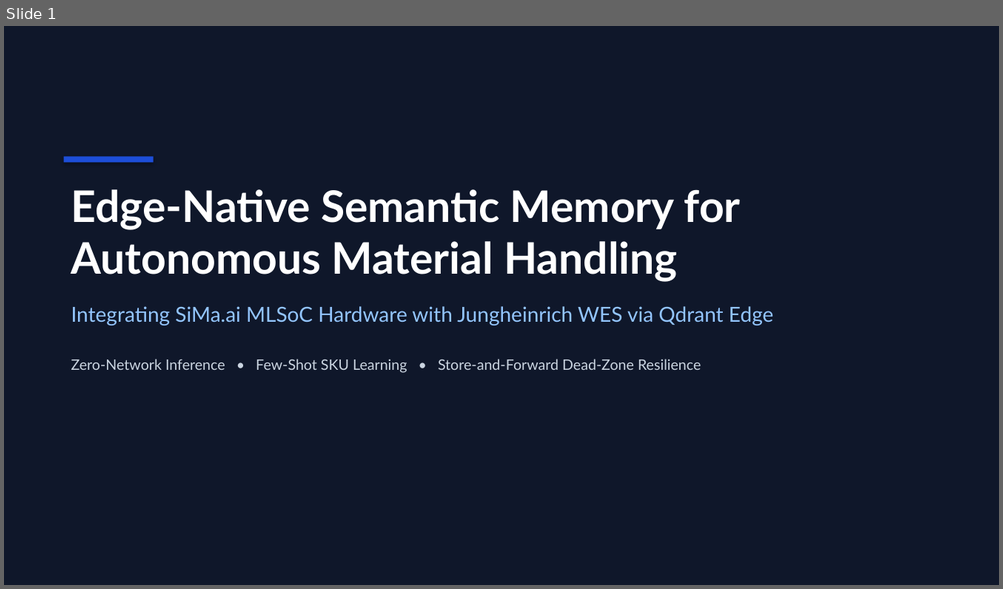
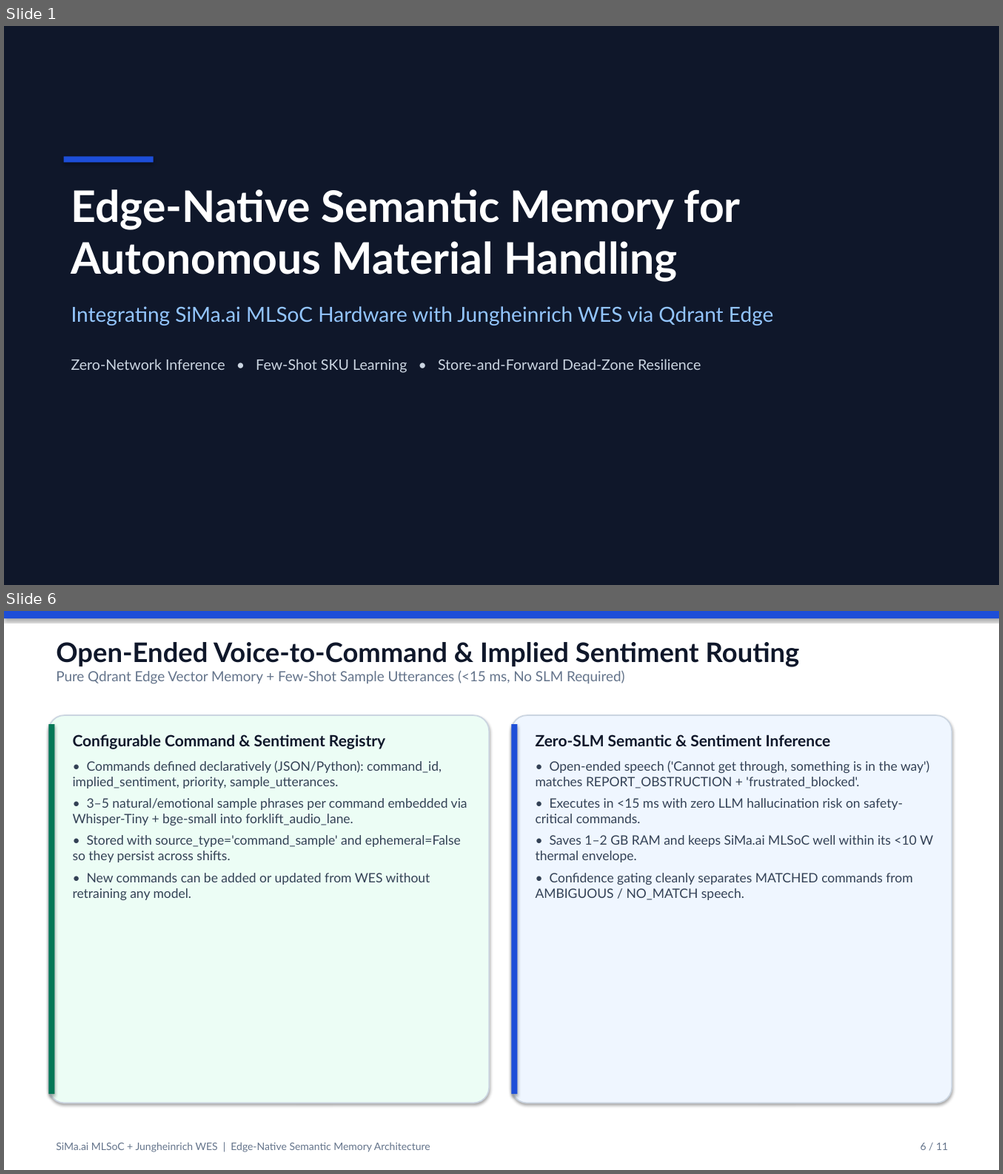
Before and after one commit to samratkar/pai, a slide deck: forklift/SiMa_Jungheinrich_WES_Executive_Presentation.pptx. Shown one above the other, each under a label of ours: slide 1 before the commit, slides 1 and 6 after it; the slides between them are not shown. The pictures are 1003x589 and 1003x1174 pixels, drawn with LibreOffice and Linux fonts; fonts in the diff are those of the drawing. Boxes give left, top, right and bottom in pixels: in the first picture for what was removed or moved away, otherwise in the second. Text is boxed around its words. In the diff, an @@ line names an element or a change of style, - is before the commit and + after.

```diff
--- a/forklift/SiMa_Jungheinrich_WES_Executive_Presentation.pptx
+++ b/forklift/SiMa_Jungheinrich_WES_Executive_Presentation.pptx
@@ slide 6 added at bbox=[4, 611, 999, 1170], background #FFFFFF @@
@@ rectangle added at bbox=[4, 611, 999, 618], fill #1D4ED8 @@
@@ text added at bbox=[56, 642, 800, 684], 13.5 pt, text #64748B @@
+Open-Ended Voice-to-Command & Implied Sentiment Routing
+Pure Qdrant Edge Vector Memory + Few-Shot Sample Utterances (<15 ms, No SLM Required)
@@ rounded rectangle added at bbox=[48, 715, 489, 1103], fill #ECFDF5, outline #CBD5E1 1.2 pt @@
@@ rounded rectangle added at bbox=[512, 715, 951, 1103], fill #EFF6FF, outline #CBD5E1 1.2 pt @@
@@ rectangle added at bbox=[48, 724, 55, 1094], fill #047857 @@
@@ text added at bbox=[73, 735, 467, 900], 12.5 pt, text #334155 @@
+Configurable Command & Sentiment Registry
+• Commands defined declaratively (JSON/Python): command_id, implied_sentiment, priority, sample_utterances.
+• 3–5 natural/emotional sample phrases per command embedded via Whisper-Tiny + bge-small into forklift_audio_lane.
+• Stored with source_type='command_sample' and ephemeral=False so they persist across shifts.
+• New commands can be added or updated from WES without retraining any model.
@@ rectangle added at bbox=[512, 724, 518, 1094], fill #1D4ED8 @@
@@ text added at bbox=[535, 735, 933, 900], 12.5 pt, text #334155 @@
+Zero-SLM Semantic & Sentiment Inference
+• Open-ended speech ('Cannot get through, something is in the way') matches REPORT_OBSTRUCTION + 'frustrated_blocked'.
+• Executes in <15 ms with zero LLM hallucination risk on safety-critical commands.
+• Saves 1–2 GB RAM and keeps SiMa.ai MLSoC well within its <10 W thermal envelope.
+• Confidence gating cleanly separates MATCHED commands from AMBIGUOUS / NO_MATCH speech.
@@ text added at bbox=[56, 1142, 430, 1153], 10 pt, text #64748B @@
+SiMa.ai MLSoC + Jungheinrich WES | Edge-Native Semantic Memory Architecture
@@ text added at bbox=[920, 1143, 948, 1150], 10 pt, text #64748B @@
+6 / 11
```
Also in this commit, not shown: 9 slides changed, 5 other files.
